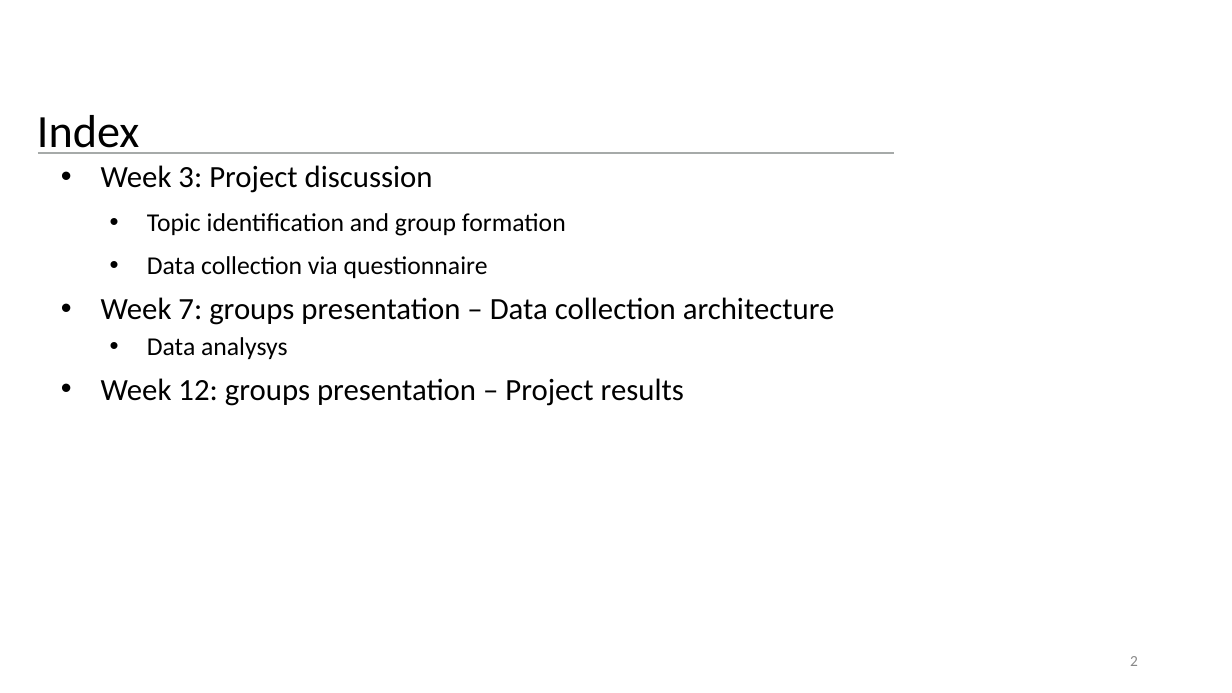
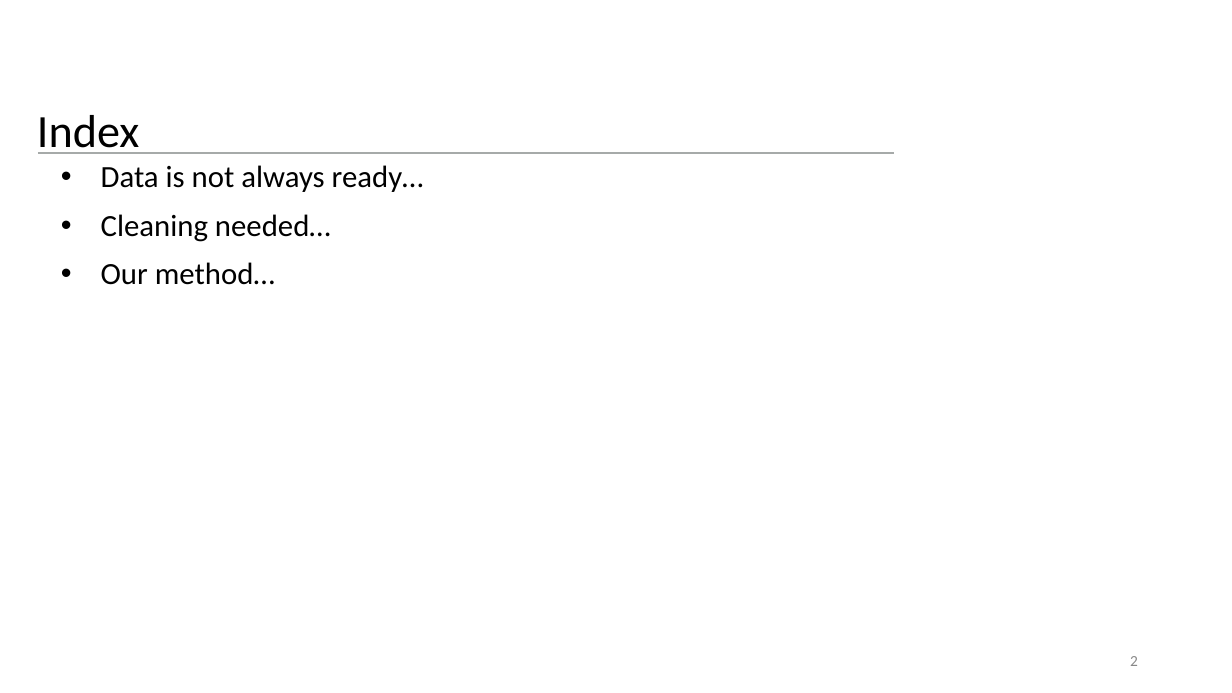
Before and after one commit to UNITN-SHB-2020/unitn-shb-2021.github.io, a slide deck: slide 2 of material/slides/L18.Data.Cleaning.Methods.Data.Preparation.pptx. Drawn at 1232x693 pixels with LibreOffice and Linux fonts; fonts in the diff are those of the drawing; background and template pictures are left out. Boxes give left, top, right and bottom in pixels: in the first picture for what was removed or moved away, otherwise in the second. Text is boxed around its words. In the diff, an @@ line names an element or a change of style, - is before the commit and + after.

```diff
--- a/material/slides/L18.Data.Cleaning.Methods.Data.Preparation.pptx
+++ b/material/slides/L18.Data.Cleaning.Methods.Data.Preparation.pptx
@@ text at (101, 165, 424, 285): text changed @@
-• Week 3: Project discussion
-  • Topic identification and group formation
-  • Data collection via questionnaire
-• Week 7: groups presentation – Data collection architecture
-  • Data analysys
-• Week 12: groups presentation – Project results
+• Data is not always ready…
+• Cleaning needed…
+• Our method…
```
Also in this commit, not shown: 4 other files.
